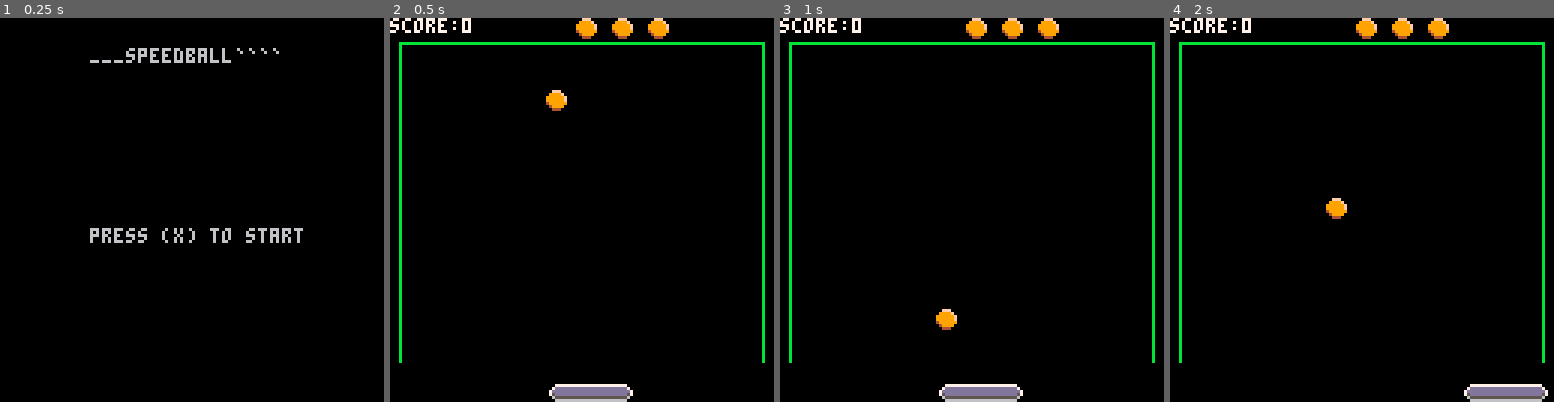
Above: before the commit, frames 1-4 (left to right).
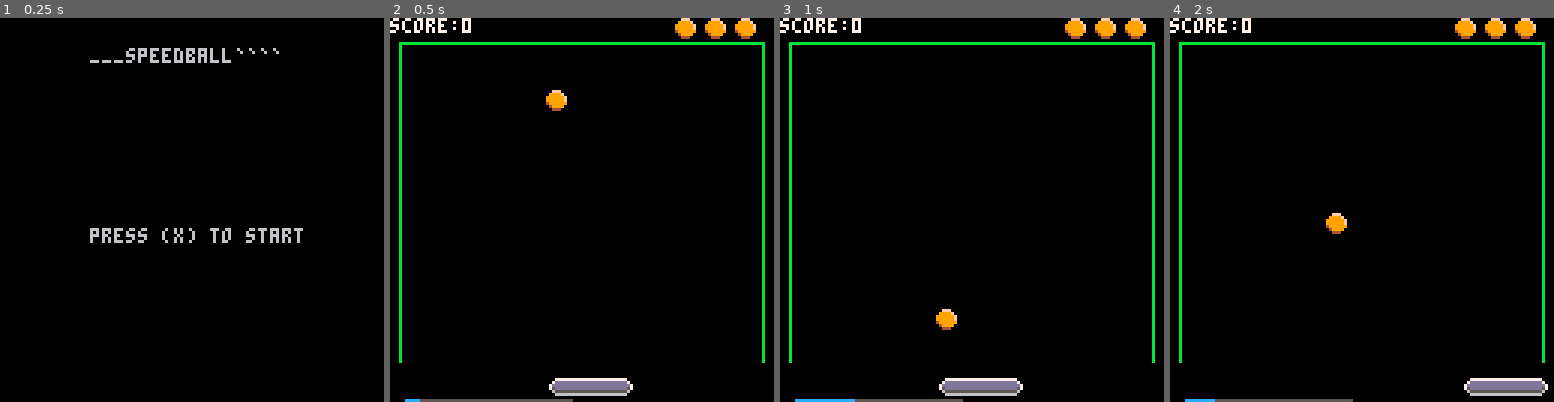
Above: after the commit, the same moments.

Repository: ebunders/pico8stuff
Game: PICO-8 cartridge bounce.p8
Two runs of this game, one before a commit and one after it. Both use one fixed random seed, a clock stepped at 60 frames per second and the inputs below.
Inputs:
- Up to frame 1 (0.25 s): no input
- Up to frame 2 (0.5 s): tap X (X key) at 0.33 s
- Up to frame 3 (1 s): no input
- Up to frame 4 (2 s): tap X (X key) at 1.07, 1.85 s; hold Right from 1.6 s (still down)

Frame 1 is identical in both runs. In frame 2, 2.8% of the frame differs, in the area x 3-96%, y 0-100%; in frame 3, 2.8%; in frame 4, 3.3%, in the area x 3-99%, y 0-100%.

Commit message:
speed meter, sounds, score

Diff:
--- a/bounce.p8
+++ b/bounce.p8
@@ -7,15 +7,24 @@
 -- aan het begin van het spel wordt de court als animatie getekent.
 local gravity=0.1
 local score=0
-local mode='START'
+local score_counter=0
+local score_delay_counter_max=7
+local score_delay_counter=score_delay_counter_max
+local mode='start'
 local play_mode = ''
 local lives=3
+local max_velocity=5
+
+function init_score()
+  score=0;
+  score_counter=0
+end
 
 local court = {
   is_colliding=false,
   collision_counter=0,
   color=11,
-  colliding_color=8,
+  collision_color=8,
   lines = {
     {x1=3, y1=8, x2=3, y2=114},
     {x1= 124, y1=8, x2=124, y2=114},
@@ -31,7 +40,7 @@
   end,
 
   draw = function(self)
-    local color = ((self.collision_counter>0) and self.colliding_color or self.color)
+    local color = ((self.collision_counter>0) and self.collision_color or self.color)
     for l in all(self.lines) do
       line(l.x1, l.y1, l.x2, l.y2, color)
     end
@@ -40,7 +49,7 @@
 
 local pad = {
   x=52,
-  y=122,
+  y=120,
   w=30,
   h=6,
   velocity=0,
@@ -61,7 +70,6 @@
     spr(1, self.x+(self.w-8), self.y, 1,1, true, false)
     if(self.w > 16) then
       for l,c in pairs({[0]=7,[1]=13,[2]=13,[3]=13,[4]=5, [5]=6}) do
-        printh(""..l)
         line(self.x+8, self.y+l, self.x+(self.w-8), self.y+l, c)
       end
     end
@@ -80,47 +88,54 @@
     h=7,
     w=7,
     colliding=false,
+    collisioin_color=0,
+
+    calculate_velocity=function(self)
+        return ((abs(self.velocity_x) + abs(self.velocity_y))/2)-0.1
+    end,
 
     collide_pad = function(self)
       if overlap(self,pad) then
         if not self.colliding then sfx(1) end
         self.colliding = true
         self.y=pad.y-self.h
-        self.velocity_y= -mid(0, self.velocity_y - pad.friction + abs(pad.velocity), 5)
+        self.velocity_y= -mid(0, self.velocity_y - pad.friction + abs(pad.velocity), max_velocity)
         self.velocity_x = -pad.velocity
       else
         self.colliding=false
       end
     end,
 
-	-- ball hits the court
+	  -- ball hits the court
     collide_court = function(self)
       if self.y<=8 then
         self.velocity_y= -self.velocity_y
         self.y=8
-        self.handle_collision()
+        self:handle_collision()
       end
       if self.x<=3 then
         self.velocity_x = -self.velocity_x
         self.x=4
-        self.handle_collision()
+        self:handle_collision()
       end
       if self.x>=(124-self.w) then
         self.velocity_x= -self.velocity_x
         self.x=123-self.w
-        self.handle_collision()
+        self:handle_collision()
       end
     end,
 
-    handle_collision= function(self)
+    handle_collision=function(self)
       court.is_colliding=true
-      score+=1
+      local v=self:calculate_velocity()
+      court.collision_color=velocity_color(v)
+      score+=flr(v)
     end,
 
-    update = function (self)
-    	if play_mode == 'NEW_BALL' then
+    update = function(self)
+    	if play_mode == 'new_ball' then
     		-- start new ball
-    		if btn(5) then play_mode='' end
+    		if btn(5) then play_mode=''; sfx(0) end
     	else
     		--move the ball
 	      self:collide_court()
@@ -136,16 +151,18 @@
 		      init_ball()
 		      lives-=1
 		      if lives>0 then
-		       	play_mode="NEW_BALL"
+		       	play_mode="new_ball"
+            sfx(2)
 		      else
-		       	mode="END"
+		       	mode="end"
+            sfx(4)
 					end
 	    	end
     	end
 	  end,
 
 	  draw= function(self)
-	  	if play_mode == "NEW_BALL" then
+	  	if play_mode == "new_ball" then
 			  print ("press (x) for new ball", 20, 30)
 			else
 				spr(2, ball.x, ball.y)
@@ -160,49 +177,59 @@
 end
 
 -- ################################
--- ##   UPDATE
+-- ##   update
 -- ################################
 function _update60()
-	 if mode == "START" then
-     update_start()
-   elseif mode == "GAME" then
-     update_game()
-   elseif mode == "END" then
-     update_end()
-   end
-
+  if mode == "start" then
+   update_start()
+  elseif mode == "game" then
+   update_game()
+  elseif mode == "end" then
+   update_end()
+  end
+end
+
+function update_score_counter()
+  if score_delay_counter>0 then
+    score_delay_counter-=1
+  else
+    score_delay_counter=score_delay_counter_max
+    if score_counter<score then score_counter+=1; sfx(3) end
+  end
 end
 
 function update_start()
-	if btn(5)then mode = "GAME" end
-end
-
-function update_end()
-	if btn(5) then
-		mode="GAME"
-		score=0
-		lives=3
-	end
+	if btn(5)then
+    mode = "game"
+    sfx(0)
+  end
 end
 
 function update_game()
   pad:update()
   ball:update()
   court:update()
-end
-
-
+  update_score_counter()
+end
+
+function update_end()
+	if btn(5) then
+		mode="game"
+		init_score()
+		lives=3
+	end
+end
 
 -- ################################
--- ##   DRAW
+-- ##   draw
 -- ################################
 function _draw()
 
-  if mode == 'START' then
+  if mode == 'start' then
     draw_start()
-  elseif mode == 'GAME' then
+  elseif mode == 'game' then
     draw_game()
-  elseif mode == 'END' then
+  elseif mode == 'end' then
     draw_end()
   end
 end
@@ -218,16 +245,32 @@
   pad:draw()
   ball:draw()
   court:draw()
-  print("score:"..score, 0,0, 7)
+  draw_velocity()
+  print("score:"..score_counter, 0,0, 7)
   for i = 1, lives do
-  	spr(2, 50 + (12*i), 0)
+  	spr(2, 85 + (10*i), 0)
 	end
-
+end
+
+function draw_velocity()
+  local v = ball:calculate_velocity()
+  local x_offset=5
+  local x_widht=5
+  local y=127
+  for i = 0,max_velocity,0.5 do
+    -- local active_color = i<3 and 12 or i<4 and 8 or 10
+    local color =  i<= v and velocity_color(i) or 5
+    line(i*10+x_offset,y, i*10+(x_offset+x_widht),y ,color)
+  end
+end
+
+function velocity_color(v)
+  return v<3 and 12 or v<4 and 8 or 10
 end
 
 function draw_end()
 	cls()
-	print ("GAME OVER", 30,10)
+	print ("game over", 30,10)
 	print ("your score: "..score, 30,30)
   print ("press (x) to play again",30,70)
 end
Not shown, changed: the sound effects (__sfx__) section of bounce.p8
